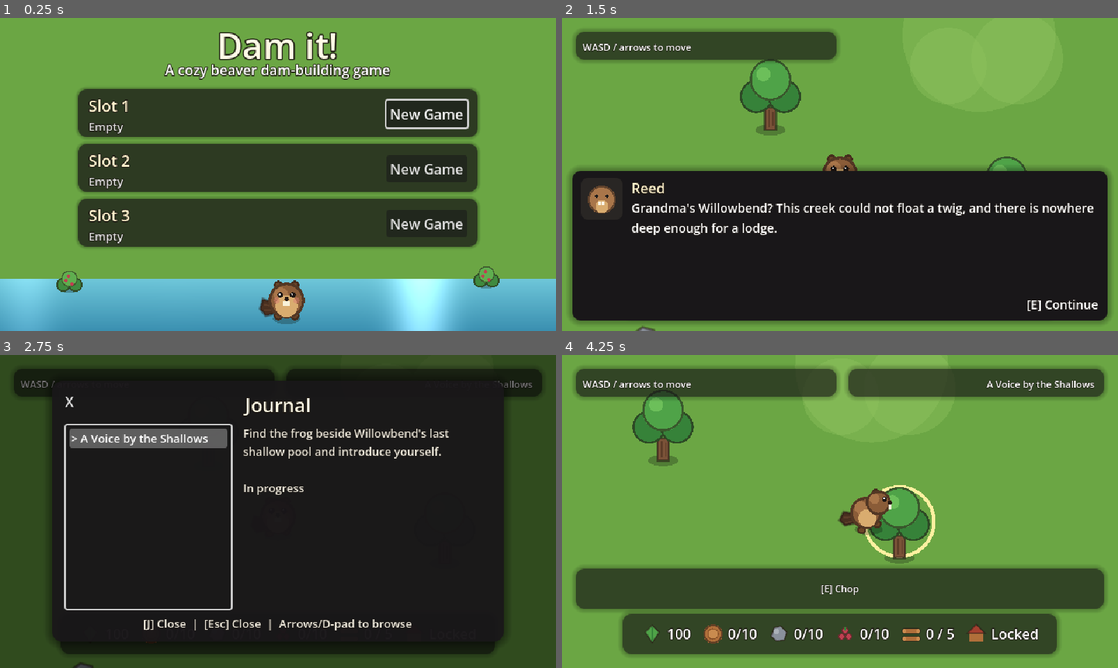
Above: before the commit, frames 1-4 (two rows, left to right).
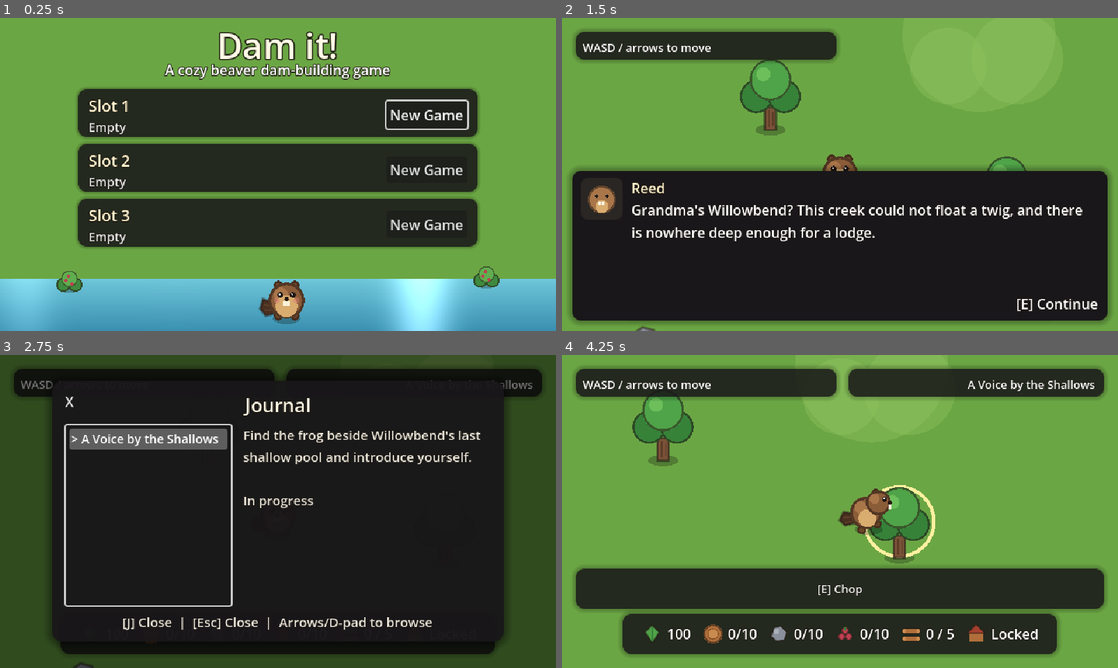
Above: after the commit, the same moments.

Repository: CrowderSoup/dam-it
Game: Godot game, scene res://scenes/ui/title_screen.tscn
Two runs of this game, one before a commit and one after it. Both use one fixed random seed, a clock stepped at 60 frames per second and the inputs below.
Inputs (mouse positions are in pixels of both pictures, inside the frame that each line leads up to):
- Up to frame 1 (0.25 s): no input
- Up to frame 2 (1.5 s): click "New Game" at 0.5 s; tap Enter at 1.25 s; move the mouse to (962, 158) at 1.27 s; hold D (move_right) from 1.28 s (still down); hold J (journal) from 1.28 s (still down); click (962, 158) at 1.42 s
- Up to frame 3 (2.75 s): tap Space at 1.52, 2.27 s; tap R (restart) at 2 s; move the mouse to (166, 527) at 2.02 s; release D (move_right) at 2.03 s; release J (journal) at 2.03 s; hold S (move_down) from 2.03 s (still down); tap E (interact) at 2.1 s; tap J (journal) at 2.3 s
- Up to frame 4 (4.25 s): release S (move_down) at 2.75 s; click "X" at 2.75 s; tap R (restart) at 3.5 s; move the mouse to (895, 442) at 3.52 s; hold D (move_right) from 3.53 s (still down); hold J (journal) from 3.53 s (still down)

The runs differ from the first frame. In frame 1, 1.1% of the frame differs, in the area x 16-85%, y 25-73%; in frame 2, 7.1%; in frame 3, 4.1%; in frame 4, 28%, in the area x 2-98%, y 4-96%.

Commit message:
Complete Act I readability pass

Diff:
--- a/scenes/ui/dialogue_box.tscn
+++ b/scenes/ui/dialogue_box.tscn
@@ -26,7 +26,7 @@
 outline_color = Color(0.11, 0.09, 0.07, 0.9)
 
 [sub_resource type="LabelSettings" id="4"]
-font_size = 14
+font_size = 16
 font_color = Color(1, 1, 1, 1)
 outline_size = 3
 outline_color = Color(0.11, 0.09, 0.07, 0.85)
@@ -100,19 +100,19 @@
 [node name="ChoiceButton1" type="Button" parent="Margin/VBox/BottomArea/ChoicesContainer"]
 layout_mode = 2
 focus_mode = 2
-theme_override_font_sizes/font_size = 13
+theme_override_font_sizes/font_size = 14
 text = ""
 
 [node name="ChoiceButton2" type="Button" parent="Margin/VBox/BottomArea/ChoicesContainer"]
 layout_mode = 2
 focus_mode = 2
-theme_override_font_sizes/font_size = 13
+theme_override_font_sizes/font_size = 14
 text = ""
 
 [node name="ChoiceButton3" type="Button" parent="Margin/VBox/BottomArea/ChoicesContainer"]
 layout_mode = 2
 focus_mode = 2
-theme_override_font_sizes/font_size = 13
+theme_override_font_sizes/font_size = 14
 text = ""
 
 [node name="ContinueHint" type="Label" parent="Margin/VBox/BottomArea"]
--- a/scenes/ui/hud.tscn
+++ b/scenes/ui/hud.tscn
@@ -5,7 +5,7 @@
 [ext_resource type="Script" path="res://scenes/ui/edge_indicator.gd" id="3"]
 
 [sub_resource type="StyleBoxFlat" id="1"]
-bg_color = Color(0.1, 0.09, 0.1, 0.55)
+bg_color = Color(0.1, 0.09, 0.1, 0.82)
 corner_radius_top_left = 10
 corner_radius_top_right = 10
 corner_radius_bottom_right = 10
@@ -26,7 +26,7 @@
 outline_color = Color(0.11, 0.09, 0.07, 0.9)
 
 [sub_resource type="LabelSettings" id="4"]
-font_size = 11
+font_size = 13
 font_color = Color(1, 1, 1, 1)
 outline_size = 2
 outline_color = Color(0.11, 0.09, 0.07, 0.85)
--- a/scenes/ui/journal.tscn
+++ b/scenes/ui/journal.tscn
@@ -18,7 +18,7 @@
 outline_color = Color(0.11, 0.09, 0.07, 0.9)
 
 [sub_resource type="LabelSettings" id="3"]
-font_size = 13
+font_size = 15
 font_color = Color(0.92, 0.9, 0.85, 1)
 outline_size = 2
 outline_color = Color(0.11, 0.09, 0.07, 0.85)
@@ -78,7 +78,7 @@
 layout_mode = 2
 size_flags_vertical = 3
 focus_mode = 2
-theme_override_font_sizes/font_size = 13
+theme_override_font_sizes/font_size = 14
 auto_height = false
 
 [node name="DetailPanel" type="VBoxContainer" parent="Panel/VBoxContainer/Content"]
--- a/scenes/ui/save_slot_row.tscn
+++ b/scenes/ui/save_slot_row.tscn
@@ -3,7 +3,7 @@
 [ext_resource type="Script" path="res://scenes/ui/save_slot_row.gd" id="1"]
 
 [sub_resource type="StyleBoxFlat" id="1"]
-bg_color = Color(0.1, 0.09, 0.1, 0.65)
+bg_color = Color(0.1, 0.09, 0.1, 0.82)
 corner_radius_top_left = 10
 corner_radius_top_right = 10
 corner_radius_bottom_right = 10
@@ -18,7 +18,7 @@
 outline_color = Color(0.11, 0.09, 0.07, 0.9)
 
 [sub_resource type="LabelSettings" id="3"]
-font_size = 13
+font_size = 14
 font_color = Color(0.9, 0.9, 0.9, 1)
 outline_size = 3
 outline_color = Color(0.11, 0.09, 0.07, 0.85)
--- a/tests/dialogue_ui_test.gd
+++ b/tests/dialogue_ui_test.gd
@@ -90,6 +90,9 @@
 	assert(ActOneController.get_current_line().choices.size() == 3, "advancing should reach Moss's three response choices")
 	assert(dialogue_box.choices_container.visible and not dialogue_box.continue_hint.visible, "a line with choices should show the choice buttons, not the continue hint")
 	assert(dialogue_box.choice_buttons[0].has_focus(), "the first choice should be focused automatically, so gamepad/keyboard navigation never starts with nothing focused")
+	assert(dialogue_box.text_label.label_settings.font_size >= 16, "finished dialogue copy must retain the 640x360 readability floor")
+	for button in dialogue_box.choice_buttons:
+		assert(button.get_theme_font_size("font_size") >= 14, "choice copy must retain its readability floor")
 	print("OK: keyboard E advances a plain line, and a line with choices shows focused choice buttons")
 
 	# --- Gamepad A confirms whichever choice is focused, via the explicit
--- a/tests/journal_test.gd
+++ b/tests/journal_test.gd
@@ -228,6 +228,8 @@
 	assert(viewport_rect.encloses(hud3.action_prompt_background.get_rect()), "the action-prompt panel must stay inside the base viewport")
 	assert(viewport_rect.encloses(hud3.action_prompt_label.get_rect()), "the wrapped action-prompt label must stay inside the base viewport")
 	assert(hud3.action_prompt_label.autowrap_mode != TextServer.AUTOWRAP_OFF, "longer future prompts must wrap instead of drawing beyond their panel")
+	assert(hud3.action_prompt_label.label_settings.font_size >= 13, "persistent HUD copy must retain the 640x360 readability floor")
+	assert(hud3.toast_background.get_theme_stylebox("panel").bg_color.a >= 0.8, "HUD copy needs a sufficiently opaque field over every world color")
 	print("OK: long action prompts stay inside a bounded, wrapping panel")
 
 	# The journal tutorial appears the moment the player's first objective starts.
Not shown, changed: docs/production/act1-presentation-readability-audit.md
